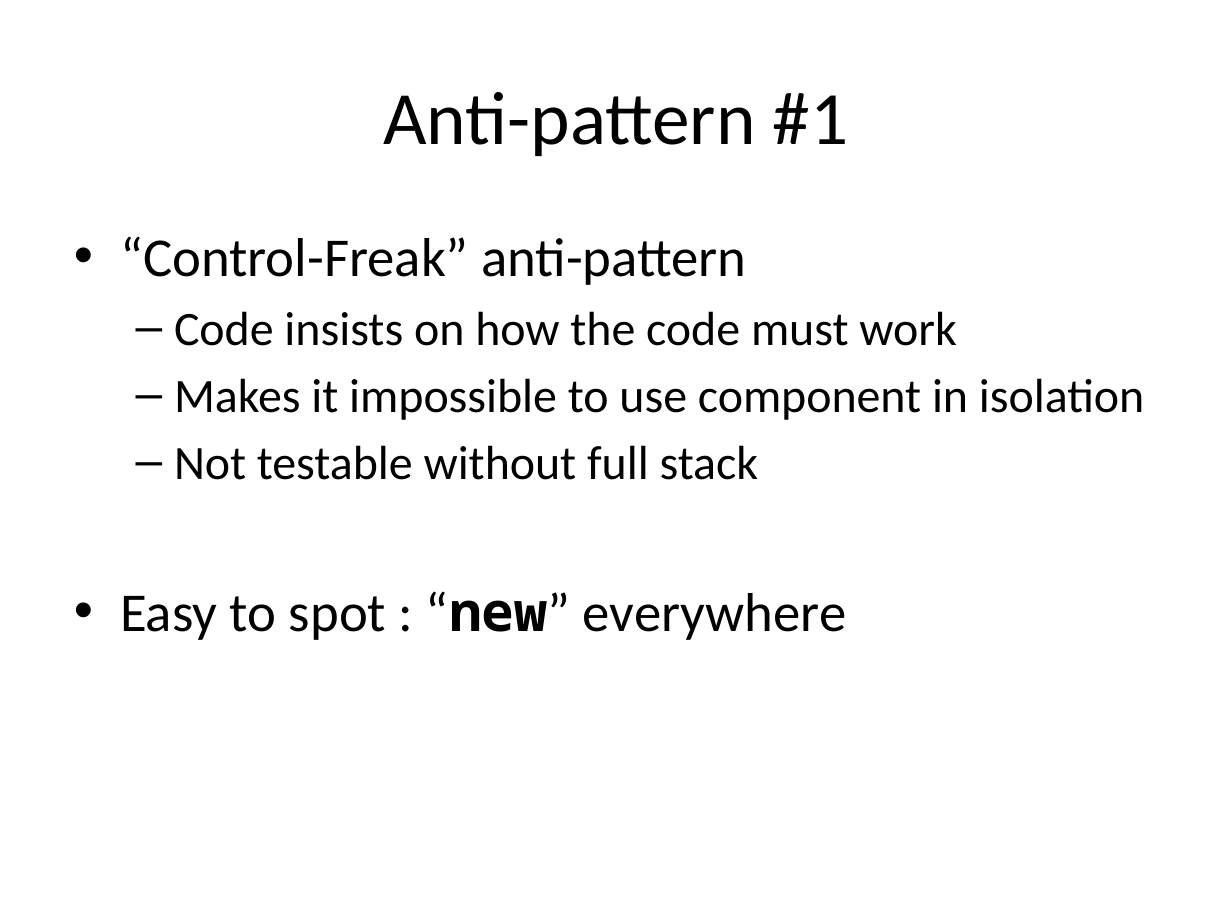
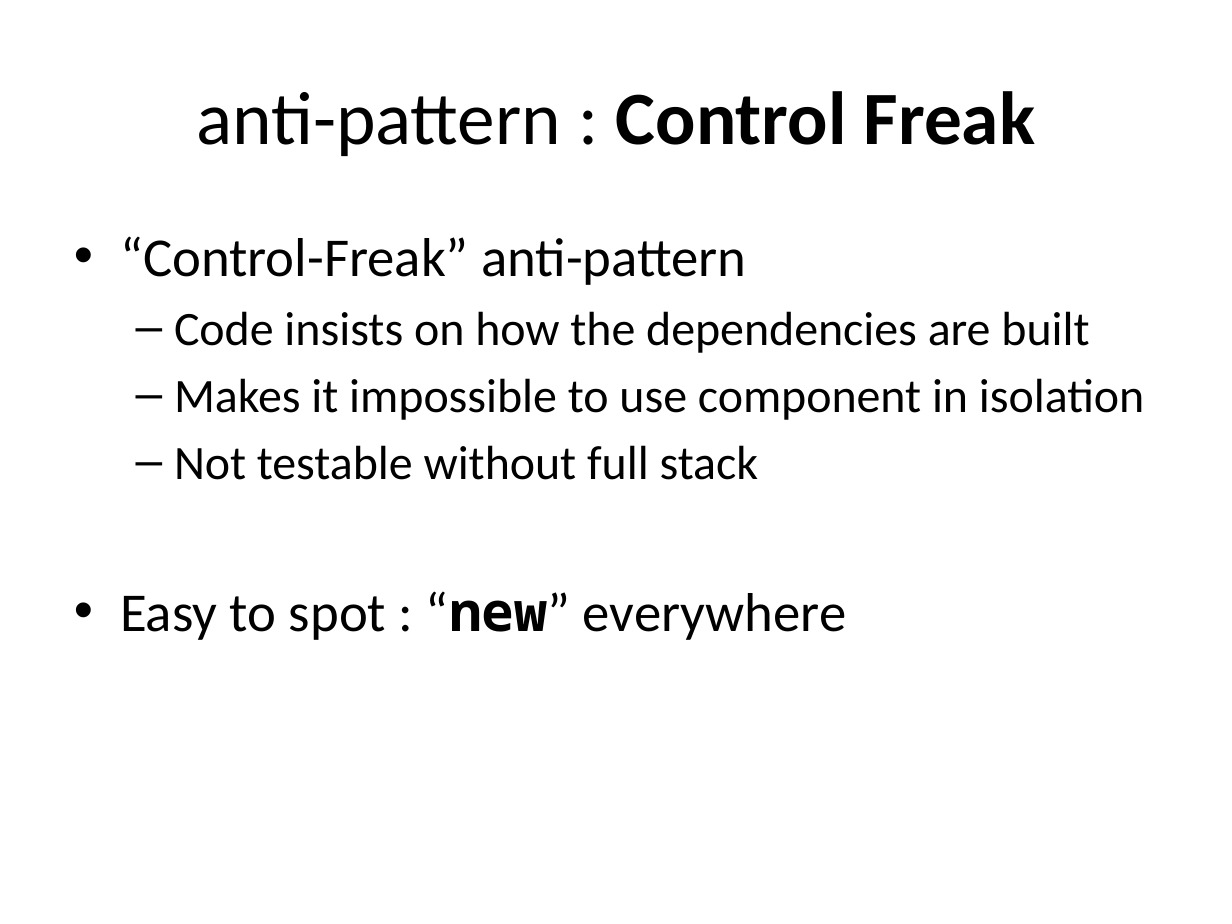
Before and after one commit to tsimbalar/DependencyInjectionTheRightWay, a slide deck: slide 17 of Dependency Injection - the right way.pptx. Drawn at 1232x924 pixels with LibreOffice and Linux fonts; fonts in the diff are those of the drawing. Boxes give left, top, right and bottom in pixels: in the first picture for what was removed or moved away, otherwise in the second. Text is boxed around its words. In the diff, an @@ line names an element or a change of style, - is before the commit and + after.

```diff
--- a/Dependency Injection - the right way.pptx
+++ b/Dependency Injection - the right way.pptx
@@ title at (196, 91, 1035, 156): text changed @@
-Anti-pattern #1
+anti-pattern : Control Freak
@@ text at (174, 311, 1089, 353): text changed @@
-  – Code insists on how the code must work
+  – Code insists on how the dependencies are built
```
Also in this commit, not shown: 8 other slides changed, 3 slides added, 1 slide removed.
